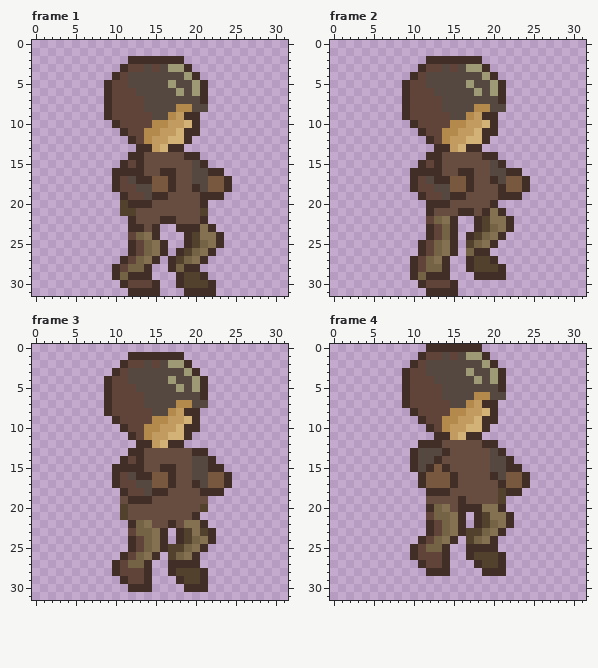
File history of a animated GIF sprite, Game Sprites/With new color/Sprite With Animation/Fixed/character - Jump - Without gun.gif. The first picture shows the starting point.
The file is 128x128 pixels, drawn in blocks of 4x4; one block is one cell here. Shown: frame 1, frame 2, frame 3, frame 4. The commit also changed other frames, which this record leaves out.
And afterwards:
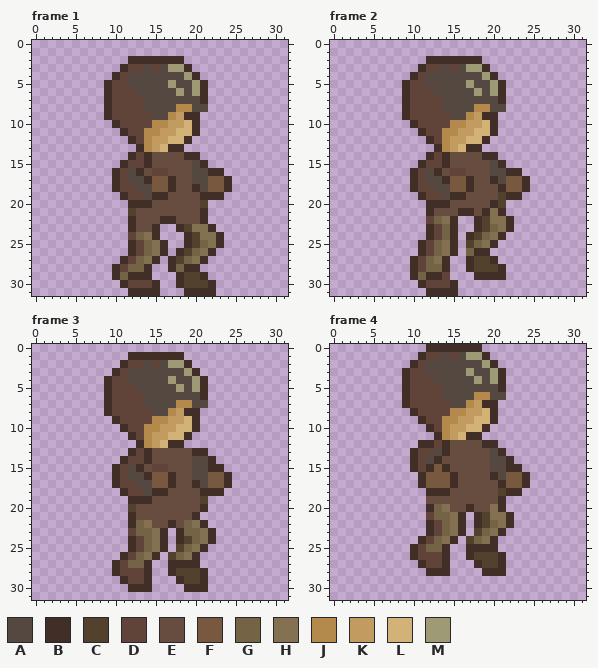
Palette (. is transparent): A #554840  B #412e27  C #52412c  D #604439  E #664d3f  F #78583e  G #756345  H #847152  J #b3894c  K #c19b60  L #d3b278  M #9e9a75
The edit:
Changed rows in their new state; - is an unchanged pixel.
Frame 1:
first column x 11:
11 --------L--
13 ---J-------
14 --DB-------
15 --DB-------
16 DA--DDE----
17 --A--------
20 .---------C
21 .---------B
23 --E-----CH-
Frame 2:
first column x 11:
11 --------L--
13 ---J-------
14 --DB-------
15 --DB-------
16 DA--DDE----
17 --A--------
19 ----------C
20 ----------C
first column x 14:
29 D
Frame 3:
first column x 11:
10 --------L--
12 ---J-------
13 --DB-------
14 --DB-------
15 DA--DDE----
16 --A--------
19 .---------C
20 .C--------B
21 .B---------
22 --------G--
23 --------GGH
25 ------.----
Frame 4:
first column x 11:
 9 --------L
11 ---J-----
12 --DB-----
13 DD-------
14 D--------
15 D--------
first column x 16:
19 E----B
20 E-EE--
23 -.----
